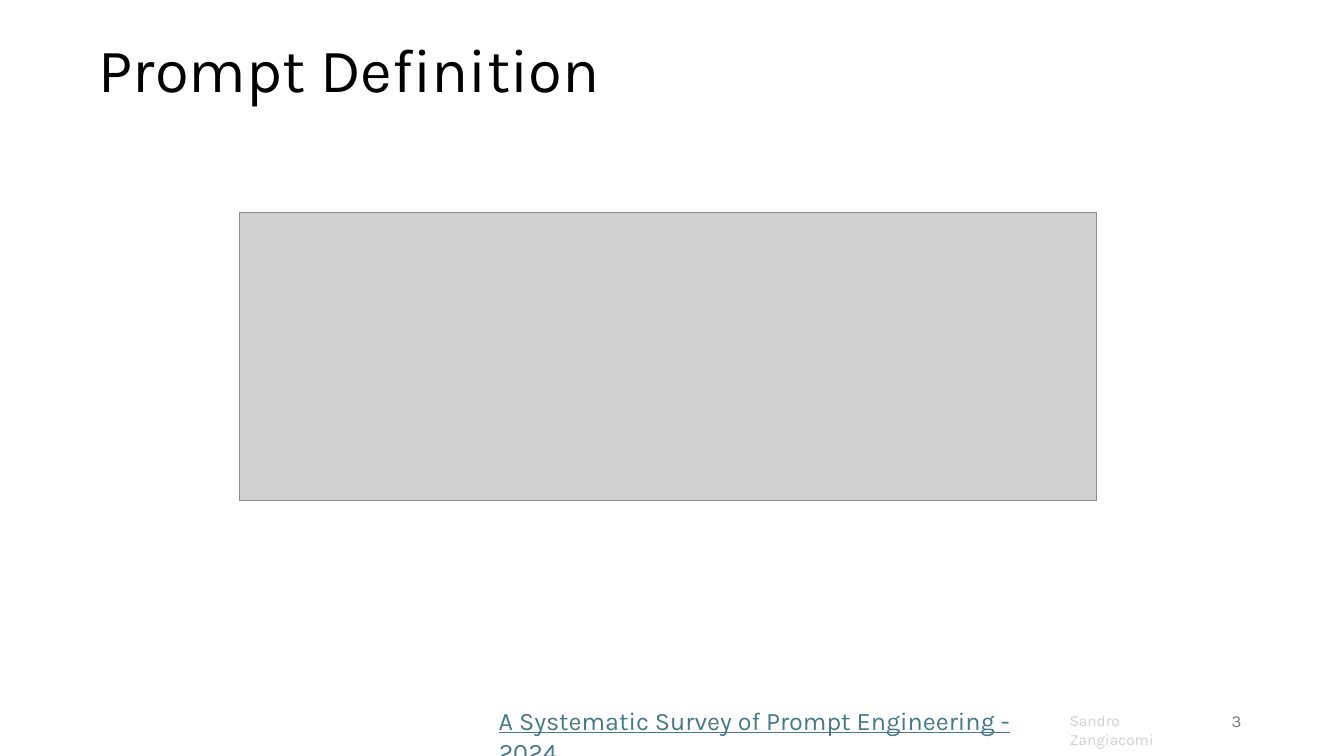
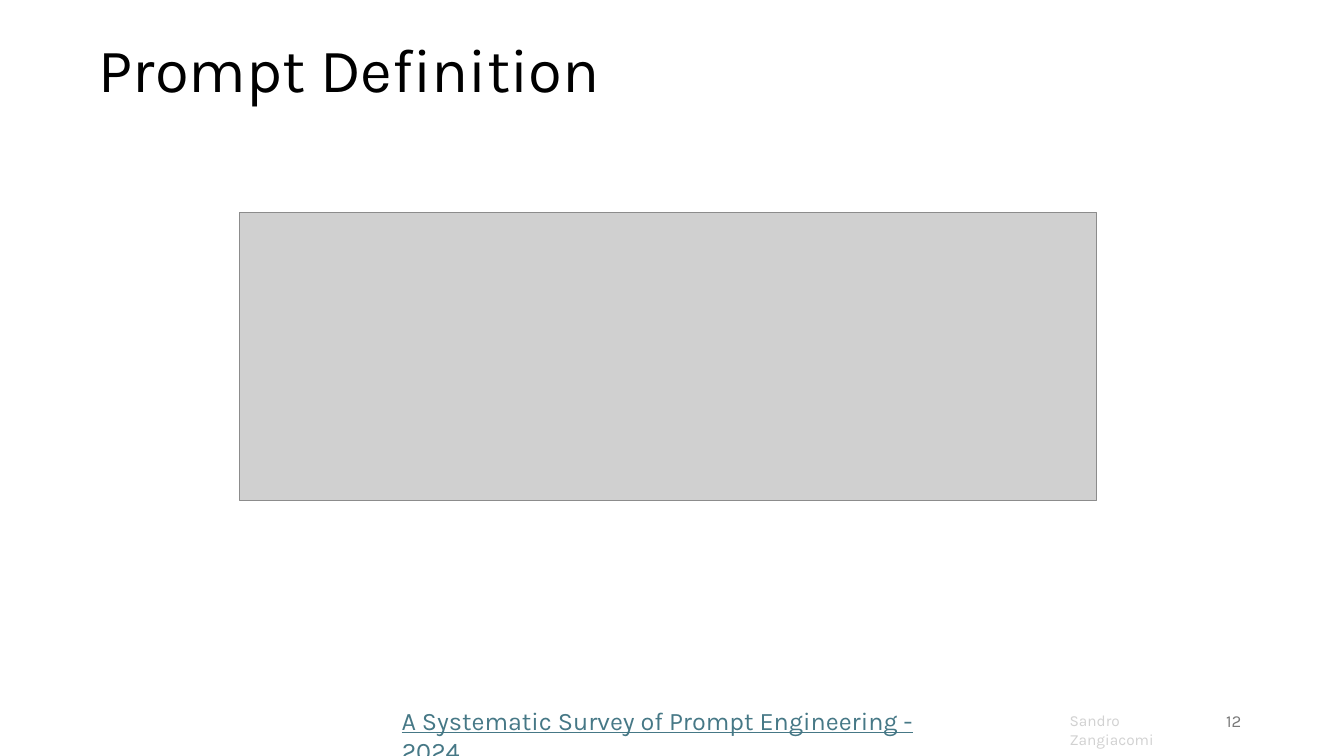
Before and after one commit to sandrozc/llm_learning_xp, a slide deck: slide 12 of genai_course.pptx (slide 3 before the commit). Drawn at 1344x756 pixels with LibreOffice and Linux fonts; fonts in the diff are those of the drawing; grey boxes stand for pictures; background and template pictures are left out. Boxes give left, top, right and bottom in pixels: in the first picture for what was removed or moved away, otherwise in the second. Text is boxed around its words. In the diff, an @@ line names an element or a change of style, - is before the commit and + after.

```diff
--- a/genai_course.pptx
+++ b/genai_course.pptx
@@ text "A Systematic Survey of Prompt ...": place and size @@
-text "A Systematic Survey of Prompt ..." at (499, 712, 995, 736)
+text "A Systematic Survey of Prompt ..." at (402, 712, 898, 736)
@@ page number at (1226, 716, 1241, 727): text changed @@
-3
+12
```
Also in this commit, not shown: 14 other slides changed, 7 slides added, 1 slide removed.
